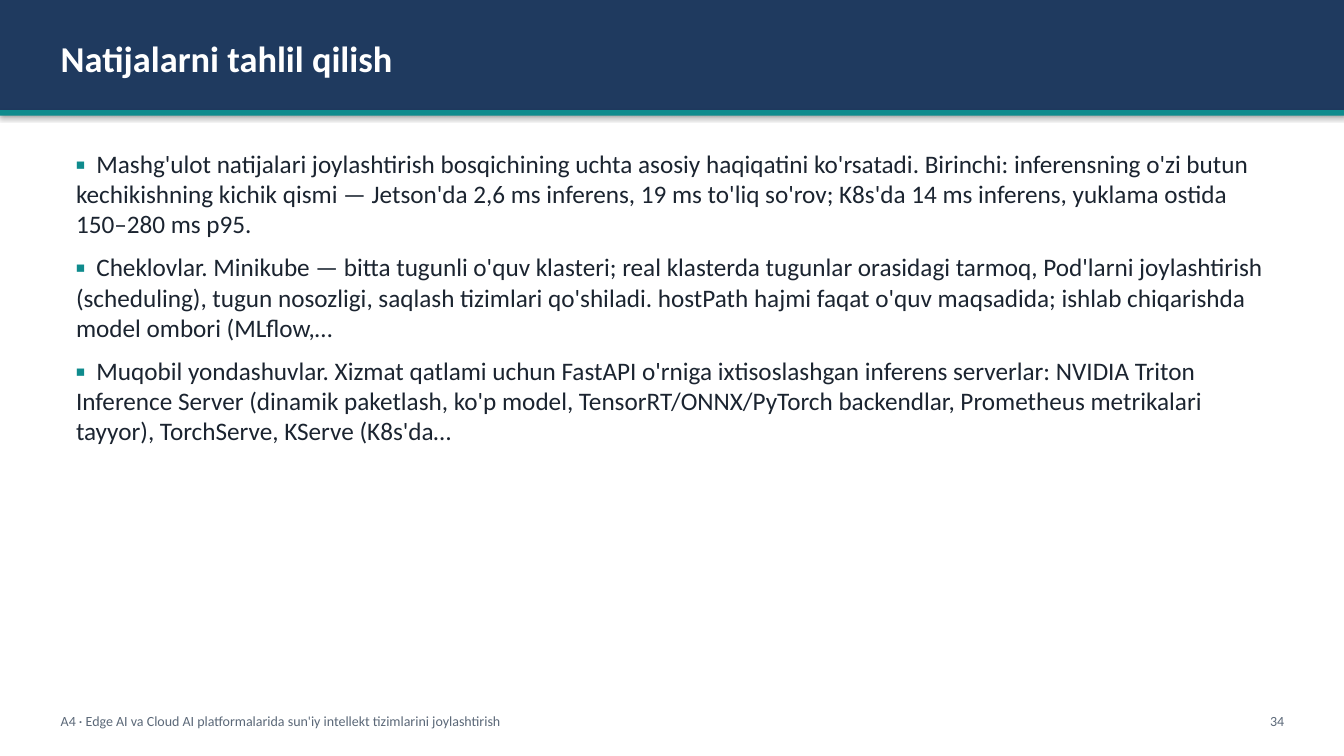
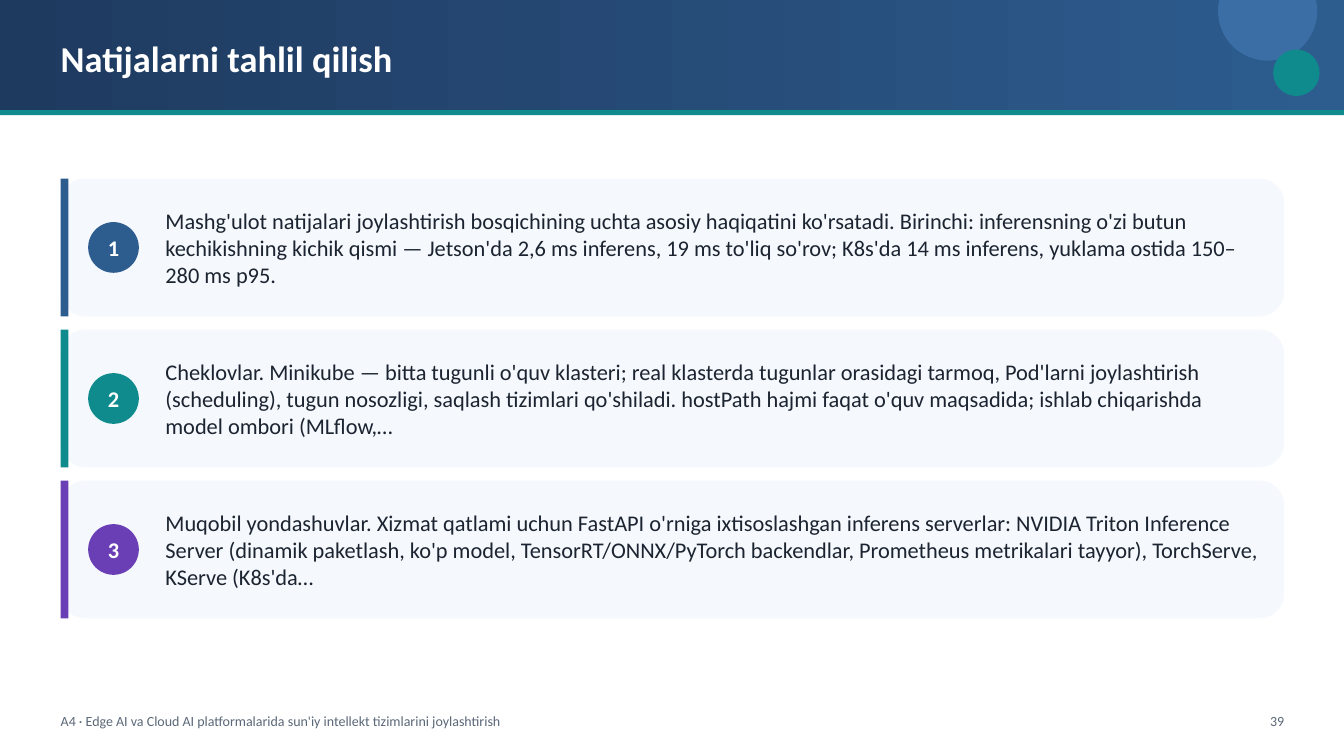
Before and after one commit to sayka7/ktm_labs, a slide deck: slide 39 of slaydlar/A4.pptx (slide 34 before the commit). Drawn at 1344x756 pixels with LibreOffice and Linux fonts; fonts in the diff are those of the drawing. Boxes give left, top, right and bottom in pixels: in the first picture for what was removed or moved away, otherwise in the second. Text is boxed around its words. In the diff, an @@ line names an element or a change of style, - is before the commit and + after.

```diff
--- a/slaydlar/A4.pptx
+++ b/slaydlar/A4.pptx
@@ rectangle at [0,0,1344,110]: fill #1F3A5F to gradient #1F3A5F to #2D5C8F; shadow off @@
@@ ellipse added at [1218,0,1317,60], fill #3B6EA5 @@
@@ ellipse added at [1273,49,1320,96], fill #0F8B8D @@
@@ rectangle at [0,110,1344,115]: shadow off @@
@@ rounded rectangle added at [60,178,1285,317], fill #F5F8FC @@
@@ rectangle added at [60,178,69,317], fill #2D5C8F @@
@@ ellipse added at [88,222,138,272], fill #2D5C8F, 16 pt, text #FFFFFF, bold @@
+1
@@ text added at [165,213,1236,287], 16 pt, text #1B2430 @@
+Mashg'ulot natijalari joylashtirish bosqichining uchta asosiy haqiqatini ko'rsatadi. Birinchi: inferensning o'zi butun kechikishning kichik qismi — Jetson'da 2,6 ms inferens, 19 ms to'liq so'rov; K8s'da 14 ms inferens, yuklama ostida 150–280 ms p95.
@@ rounded rectangle added at [60,330,1285,468], fill #F5F8FC @@
@@ rectangle added at [60,330,69,468], fill #0F8B8D @@
@@ text "Cheklovlar. Minikube — bitta tugunli ..." at [165,364,1202,437]: vertical alignment top to middle @@
@@ ellipse added at [88,373,138,423], fill #0F8B8D, 16 pt, text #FFFFFF, bold @@
+2
@@ text at [165,364,1202,437]: text changed; size 18 to 16 pt @@
-▪ Mashg'ulot natijalari joylashtirish bosqichining uchta asosiy haqiqatini ko'rsatadi. Birinchi: inferensning o'zi butun kechikishning kichik qismi — Jetson'da 2,6 ms inferens, 19 ms to'liq so'rov; K8s'da 14 ms inferens, yuklama ostida 150–280 ms p95.
-▪ Cheklovlar. Minikube — bitta tugunli o'quv klasteri; real klasterda tugunlar orasidagi tarmoq, Pod'larni joylashtirish (scheduling), tugun nosozligi, saqlash tizimlari qo'shiladi. hostPath hajmi faqat o'quv maqsadida; ishlab chiqarishda model ombori (MLflow,…
-▪ Muqobil yondashuvlar. Xizmat qatlami uchun FastAPI o'rniga ixtisoslashgan inferens serverlar: NVIDIA Triton Inference Server (dinamik paketlash, ko'p model, TensorRT/ONNX/PyTorch backendlar, Prometheus metrikalari tayyor), TorchServe, KServe (K8s'da…
+Cheklovlar. Minikube — bitta tugunli o'quv klasteri; real klasterda tugunlar orasidagi tarmoq, Pod'larni joylashtirish (scheduling), tugun nosozligi, saqlash tizimlari qo'shiladi. hostPath hajmi faqat o'quv maqsadida; ishlab chiqarishda model ombori (MLflow,…
@@ rounded rectangle added at [60,481,1285,619], fill #F5F8FC @@
@@ rectangle added at [60,481,69,619], fill #6A3FB5 @@
@@ ellipse added at [88,524,138,575], fill #6A3FB5, 16 pt, text #FFFFFF, bold @@
+3
@@ text added at [165,515,1257,588], 16 pt, text #1B2430 @@
+Muqobil yondashuvlar. Xizmat qatlami uchun FastAPI o'rniga ixtisoslashgan inferens serverlar: NVIDIA Triton Inference Server (dinamik paketlash, ko'p model, TensorRT/ONNX/PyTorch backendlar, Prometheus metrikalari tayyor), TorchServe, KServe (K8s'da…
@@ text at [1270,717,1284,726]: text changed @@
-34
+39
```
Also in this commit, not shown: 44 other slides changed, 12 slides added, 21 other files.
